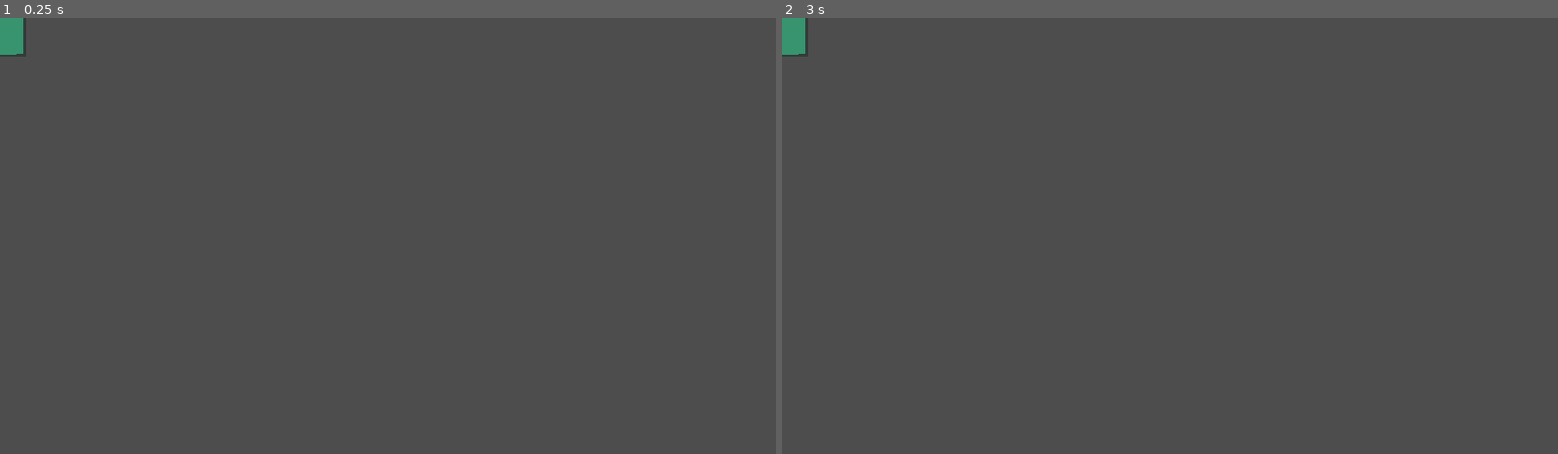
Above: before the commit, frames 1-2 (left to right).
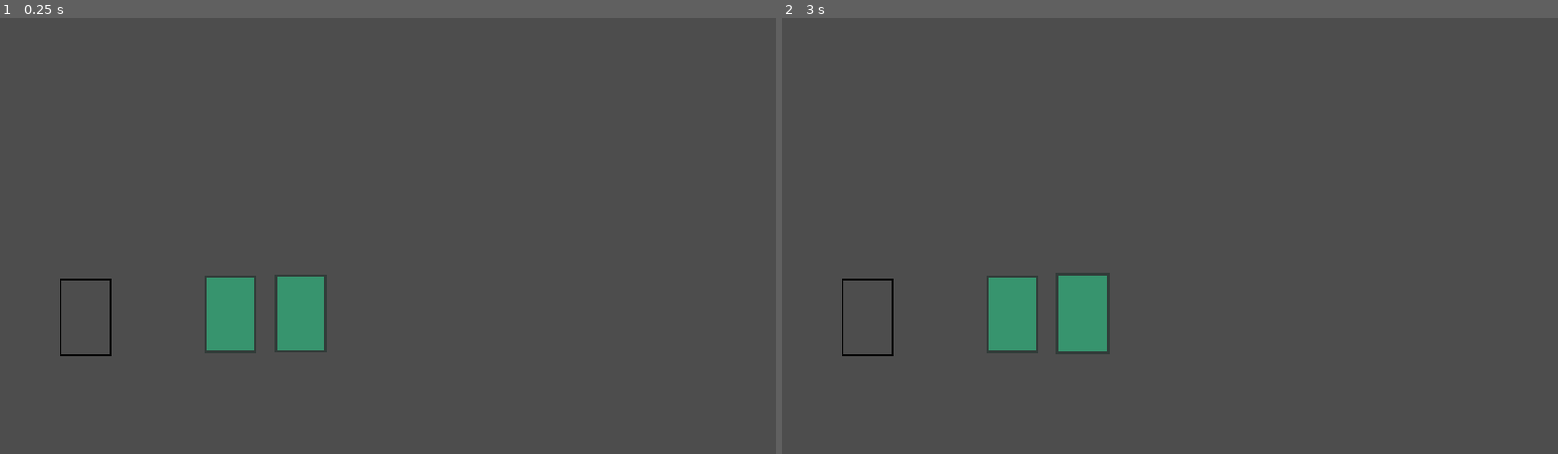
Above: after the commit, the same moments.

Repository: quentinheskett/Cards-of-Yore-Remake
Game: Godot game, scene res://scenes/main.tscn
Two runs of this game, one before a commit and one after it. Both use one fixed random seed, a clock stepped at 60 frames per second and the inputs below.
Inputs (mouse positions are in pixels of both pictures, inside the frame that each line leads up to):
- Up to frame 1 (0.25 s): no input
- Up to frame 2 (3 s): tap Enter at 0.5, 2 s; move the mouse to (1340, 214) at 0.52 s; click (1340, 214) at 0.67 s; tap Space at 1.25, 2.75 s; drag from (1014, 257) to (1131, 323) at 1.27 s; move the mouse to (1247, 140) at 2.02 s; click (1247, 140) at 2.17 s; drag from (1131, 323) to (937, 170) at 2.77 s

The runs differ from the first frame. In frame 1, 2.8% of the frame differs, in the area x 0-43%, y 0-78%; in frame 2, 2.9%.

Commit message:
Add files via upload

Diff:
--- a/project.godot
+++ b/project.godot
@@ -20,6 +20,7 @@
 window/size/viewport_width=960
 window/size/viewport_height=540
 window/stretch/mode="canvas_items"
+window/vsync/vsync_mode=0
 
 [rendering]
 
--- a/scenes/card.tscn
+++ b/scenes/card.tscn
@@ -1,11 +1,13 @@
-[gd_scene load_steps=3 format=3 uid="uid://dfbjjfv51rxe2"]
+[gd_scene load_steps=4 format=3 uid="uid://dfbjjfv51rxe2"]
 
-[ext_resource type="Texture2D" uid="uid://ocobop5uwcce" path="res://assets/card_placeholder.png" id="1_tnfcf"]
+[ext_resource type="Script" path="res://scripts/card.gd" id="1_f3pp4"]
+[ext_resource type="Texture2D" uid="uid://ocobop5uwcce" path="res://assets/sprites/card_placeholder.png" id="1_tnfcf"]
 
 [sub_resource type="RectangleShape2D" id="RectangleShape2D_28vhb"]
 size = Vector2(64, 96)
 
 [node name="Card" type="Node2D"]
+script = ExtResource("1_f3pp4")
 
 [node name="CardImage" type="Sprite2D" parent="."]
 texture = ExtResource("1_tnfcf")
@@ -14,3 +16,6 @@
 
 [node name="CollisionShape2D" type="CollisionShape2D" parent="Area2D"]
 shape = SubResource("RectangleShape2D_28vhb")
+
+[connection signal="mouse_entered" from="Area2D" to="." method="_on_area_2d_mouse_entered"]
+[connection signal="mouse_exited" from="Area2D" to="." method="_on_area_2d_mouse_exited"]
--- /dev/null
+++ b/scenes/card_slot.tscn
@@ -0,0 +1,20 @@
+[gd_scene load_steps=4 format=3 uid="uid://bi0knblfmo28p"]
+
+[ext_resource type="Script" path="res://scripts/card_slot.gd" id="1_5jtgj"]
+[ext_resource type="Texture2D" uid="uid://caljpd0kqoqas" path="res://assets/sprites/card_holder.png" id="1_12xae"]
+
+[sub_resource type="RectangleShape2D" id="RectangleShape2D_bkptu"]
+size = Vector2(64, 96)
+
+[node name="CardSlot" type="Node2D"]
+script = ExtResource("1_5jtgj")
+
+[node name="CardSlotImage" type="Sprite2D" parent="."]
+texture = ExtResource("1_12xae")
+
+[node name="Area2D" type="Area2D" parent="."]
+collision_layer = 2
+collision_mask = 2
+
+[node name="CollisionShape2D" type="CollisionShape2D" parent="Area2D"]
+shape = SubResource("RectangleShape2D_bkptu")
--- a/scenes/main.tscn
+++ b/scenes/main.tscn
@@ -1,7 +1,8 @@
-[gd_scene load_steps=4 format=3 uid="uid://cktjmvpmwgdu3"]
+[gd_scene load_steps=5 format=3 uid="uid://cktjmvpmwgdu3"]
 
 [ext_resource type="Script" path="res://scripts/card_manager.gd" id="1_ynpq5"]
 [ext_resource type="PackedScene" uid="uid://dfbjjfv51rxe2" path="res://scenes/card.tscn" id="2_5b5xm"]
+[ext_resource type="PackedScene" uid="uid://bi0knblfmo28p" path="res://scenes/card_slot.tscn" id="3_wso7r"]
 
 [sub_resource type="GDScript" id="GDScript_e4thw"]
 script/source = "extends Node2D
@@ -17,3 +18,10 @@
 script = ExtResource("1_ynpq5")
 
 [node name="Card" parent="CardManager" instance=ExtResource("2_5b5xm")]
+position = Vector2(285, 367)
+
+[node name="Card2" parent="CardManager" instance=ExtResource("2_5b5xm")]
+position = Vector2(372, 366)
+
+[node name="CardSlot" parent="." instance=ExtResource("3_wso7r")]
+position = Vector2(106, 371)
--- /dev/null
+++ b/scripts/card.gd
@@ -0,0 +1,21 @@
+extends Node2D
+
+signal hovered
+signal hovered_off
+
+# Called when the node enters the scene tree for the first time.
+func _ready() -> void:
+	get_parent().connect_card_signals(self)
+
+
+# Called every frame. 'delta' is the elapsed time since the previous frame.
+func _process(_delta: float) -> void:
+	pass
+
+
+func _on_area_2d_mouse_entered() -> void:
+	emit_signal("hovered", self)
+
+
+func _on_area_2d_mouse_exited() -> void:
+	emit_signal("hovered_off", self)
--- a/scripts/card_manager.gd
+++ b/scripts/card_manager.gd
@@ -1,16 +1,18 @@
 extends Node2D
 
 const COLLISION_MASK_CARD = 1
+const COLLISION_MASK_CARD_SLOT = 2
 
 var card_being_dragged
 var screen_size
+var is_hovering_on_card
 
 # Called when the node enters the scene tree for the first time.
 func _ready() -> void:
 	screen_size = get_viewport_rect().size
 
 # Called every frame. 'delta' is the elapsed time since the previous frame.
-func _process(delta: float) -> void:
+func _process(_delta: float) -> void:
 	if card_being_dragged:
 		var mouse_pos = get_global_mouse_position()
 		card_being_dragged.position = Vector2(clamp(mouse_pos.x, 0, screen_size.x),
@@ -21,9 +23,50 @@
 		if event.pressed:
 			var card = check_for_card()
 			if card:
-				card_being_dragged = card
+				start_drag(card)
 		else:
-			card_being_dragged = null
+			if card_being_dragged:
+				finish_drag()
+
+func start_drag(card):
+	card_being_dragged = card
+	card.scale = Vector2(1, 1)
+
+
+func finish_drag():
+	card_being_dragged.scale = Vector2(1.05, 1.05)
+	var card_slot_found = check_for_card_slot()
+	if card_slot_found and not card_slot_found.card_in_slot:
+		card_being_dragged.position = card_slot_found.position
+		card_being_dragged.get_node("Area2D/CollisionShape2D").disabled = true
+		card_slot_found.card_in_slot = true
+	card_being_dragged = null
+
+func connect_card_signals(card):
+	card.connect("hovered", on_hovered_over_card)
+	card.connect("hovered_off", on_hovered_off_card)
+
+func on_hovered_over_card(card):
+	if !is_hovering_on_card:
+		is_hovering_on_card = true
+		highlight_card(card, true)
+
+func on_hovered_off_card(card):
+	if !card_being_dragged:
+		highlight_card(card, false)
+		var new_card_hovered = check_for_card()
+		if new_card_hovered:
+			highlight_card(new_card_hovered, true)
+		else:
+			is_hovering_on_card = false
+
+func highlight_card(card, hovered):
+	if hovered:
+		card.scale = Vector2(1.05, 1.05)
+		card.z_index = 2
+	else:
+		card.scale = Vector2(1.0, 1.0)
+		card.z_index = 1
 
 func check_for_card():
 	var space_state = get_world_2d().direct_space_state
@@ -33,5 +76,28 @@
 	parameters.collision_mask = COLLISION_MASK_CARD
 	var result = space_state.intersect_point(parameters)
 	if result.size() > 0:
+		return get_card_with_highest_z_index(result)
+	return null
+
+func check_for_card_slot():
+	var space_state = get_world_2d().direct_space_state
+	var parameters = PhysicsPointQueryParameters2D.new()
+	parameters.position = get_global_mouse_position()
+	parameters.collide_with_areas = true
+	parameters.collision_mask = COLLISION_MASK_CARD_SLOT
+	var result = space_state.intersect_point(parameters)
+	if result.size() > 0:
 		return result[0].collider.get_parent()
 	return null
+
+func get_card_with_highest_z_index(cards):
+	var highest_z_card = cards[0].collider.get_parent()
+	var highest_z_index = highest_z_card.z_index
+
+	for i in range(1, cards.size()):
+		var current_card = cards[i].collider.get_parent()
+		if current_card.z_index > highest_z_index:
+			highest_z_index = current_card.z_index
+			highest_z_card = current_card
+
+	return highest_z_card
--- /dev/null
+++ b/scripts/card_slot.gd
@@ -0,0 +1,3 @@
+extends Node2D
+
+var card_in_slot = false
Binary file added: assets/sprites/card_holder.png
Not shown, added: assets/sprites/card_holder.png.import
Binary file added: assets/sprites/card_placeholder.png
Not shown, added: assets/sprites/card_placeholder.png.import
